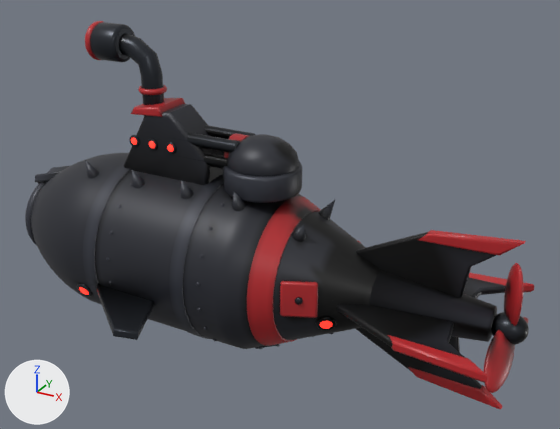
An edit to the glTF model models-src/enemy_boss.glb, drawn before and after from the same camera.
Both versions are drawn from a 50 mm camera at (5.62, -8.18, 4.9) aimed at (1.03, 0.17, 0.73). The axes (+X, +Y, +Z) are drawn at lower left. The lights are the same throughout. The older version comes first. Where no turn or scale is listed for an object, it has been applied to the vertices. Vertices at exactly the same position are counted once.

The scene before the commit, as lines of its bpy script (objects in view):
```python
ob_enemy_boss_body = bpy.data.objects.new('enemy_boss_body', me_enemy_boss_body)
ob_enemy_boss_body.location = (0.0, 0.0, 0.0)
ob_propeller_001 = bpy.data.objects.new('propeller.001', me_propeller_001)
ob_propeller_001.location = (4.2, 0.0, 0.0)
ob_turret_guns_mesh_001 = bpy.data.objects.new('turret_guns_mesh.001', me_turret_guns_mesh_001)
ob_turret_guns_mesh_001.location = (0.87, 0.0, 1.59)
```
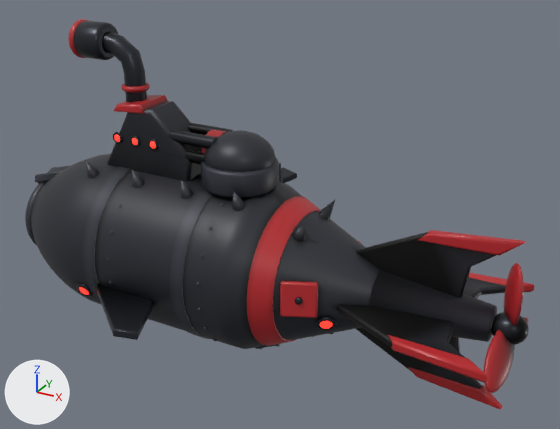
Boxes [x1, y1, x2, y2] around the edits, measured in the pictures (560 x 429 px; the box of a moved part takes in the faces that stretch with it):
'enemy_boss_body', reshaped: before [25, 21, 534, 409]; after [25, 19, 534, 409]
'turret_guns_mesh.001', moved: before [169, 125, 255, 169]; after [148, 122, 233, 165]
part 1 of me_enemy_boss_body, moved or reshaped: before [124, 104, 224, 185]; after [107, 101, 202, 181]
part 2 of me_enemy_boss_body, moved or reshaped: before [227, 134, 299, 176]; after [204, 130, 275, 172]
part 3 of me_enemy_boss_body, moved or reshaped: before [131, 98, 185, 117]; after [114, 95, 168, 114]
part 4 of me_enemy_boss_body, moved or reshaped: before [85, 21, 103, 60]; after [68, 19, 89, 58]
part 5 of me_enemy_boss_body, moved or reshaped: before [138, 85, 167, 95]; after [121, 82, 150, 93]
part 6 of me_enemy_boss_body, moved or reshaped: before [223, 161, 302, 203]; after [201, 156, 279, 198]
part 7 of me_enemy_boss_body, moved or reshaped: before [131, 138, 137, 145]; after [114, 134, 120, 142]
part 8 of me_enemy_boss_body, moved or reshaped: before [149, 141, 155, 148]; after [132, 138, 138, 145]
part 9 of me_enemy_boss_body, moved or reshaped: before [167, 145, 173, 152]; after [150, 141, 156, 148]
part 10 of me_enemy_boss_body, moved or reshaped: before [129, 135, 140, 147]; after [113, 132, 123, 144]
part 11 of me_enemy_boss_body, moved or reshaped: before [147, 138, 158, 150]; after [130, 135, 140, 147]
part 12 of me_enemy_boss_body, moved or reshaped: before [166, 142, 176, 154]; after [148, 139, 159, 151]
part 13 of me_enemy_boss_body, moved or reshaped: before [119, 33, 164, 116]; after [102, 31, 147, 102]
part 14 of me_enemy_boss_body, moved or reshaped: before [90, 22, 135, 62]; after [74, 21, 118, 60]
part 15 of me_enemy_boss_body, recoloured: [105, 115, 507, 342] in both
part 16 of me_propeller_001, recoloured: [484, 274, 528, 384] in both

The change in detail:
me_enemy_boss_body has 14033 vertices, 27404 faces and spans x -3.34..4.25, y -2.15..2.15, z -1.24..3.07.
me_enemy_boss_body is used by ob_enemy_boss_body; location (0.0, 0.0, 0.0).
me_enemy_boss_body part 1: the loose piece of 30 vertices spanning x -1.31..0.21, y -0.27..0.27, z 1.04..2.04 is moved by (-0.29, 0.0, 0.0).
me_enemy_boss_body part 2: the loose piece of 182 vertices spanning x 0.39..1.35, y -0.44..0.44, z 1.16..1.84 is moved by (-0.35, 0.0, 0.0).
me_enemy_boss_body part 3: the loose piece of 24 vertices spanning x -1.03..-0.49, y -0.29..0.29, z 1.93..2.1 is moved by (-0.29, 0.0, 0.0).
me_enemy_boss_body part 4: the loose piece of 336 vertices spanning x -1.75..-1.63, y -0.26..0.26, z 2.55..3.07 is moved by (-0.29, 0.0, 0.0).
me_enemy_boss_body part 5: the loose piece of 288 vertices spanning x -1.03..-0.65, y -0.19..0.19, z 2.2..2.28 is moved by (-0.29, 0.0, 0.0).
me_enemy_boss_body part 6: the loose piece of 144 vertices spanning x 0.36..1.38, y -0.51..0.51, z 1.13..1.47 is moved by (-0.35, 0.0, 0.0).
me_enemy_boss_body part 7: the loose piece of 86 vertices spanning x -1.04..-0.93, y -0.31..-0.24, z 1.51..1.63 is moved by (-0.29, 0.0, 0.0).
me_enemy_boss_body part 8: the loose piece of 86 vertices spanning x -0.74..-0.62, y -0.31..-0.24, z 1.51..1.63 is moved by (-0.29, 0.0, 0.0).
me_enemy_boss_body part 9: the loose piece of 86 vertices spanning x -0.44..-0.32, y -0.31..-0.24, z 1.51..1.63 is moved by (-0.29, 0.0, 0.0).
me_enemy_boss_body part 10: the loose piece of 128 vertices spanning x -1.07..-0.9, y -0.3..-0.26, z 1.48..1.65 is moved by (-0.29, 0.0, 0.0).
me_enemy_boss_body part 11: the loose piece of 128 vertices spanning x -0.77..-0.6, y -0.3..-0.26, z 1.48..1.65 is moved by (-0.29, 0.0, 0.0).
me_enemy_boss_body part 12: the loose piece of 128 vertices spanning x -0.46..-0.29, y -0.3..-0.26, z 1.48..1.65 is moved by (-0.29, 0.0, 0.0).
me_enemy_boss_body part 13: the loose piece of 90 vertices spanning x -1.31..-0.69, y -0.14..0.14, z 1.71..2.95 is moved by (-0.29, 0.0, 0.0).
me_enemy_boss_body part 14: the loose piece of 144 vertices spanning x -1.67..-1.24, y -0.25..0.25, z 2.56..3.06 is moved by (-0.29, 0.0, 0.0).
me_enemy_boss_body part 15: 6517 kept faces spanning x -3.28..4.25, y -1.17..1.17, z -1.24..2.65 get new vertex colours.
me_propeller_001 has 800 vertices, 1580 faces and spans x -0.289..0.22, y -0.748..0.748, z -0.473..0.854.
me_propeller_001 is used by ob_propeller_001; location (4.2, 0.0, 0.0).
me_propeller_001 part 16: 1206 kept faces spanning x -0.289..0.213, y -0.748..0.748, z -0.473..0.854 get new vertex colours.
Object 'turret_guns_mesh.001' (ob_turret_guns_mesh_001) moves from (0.87, 0.0, 1.59) to (0.52, 0.0, 1.59).
